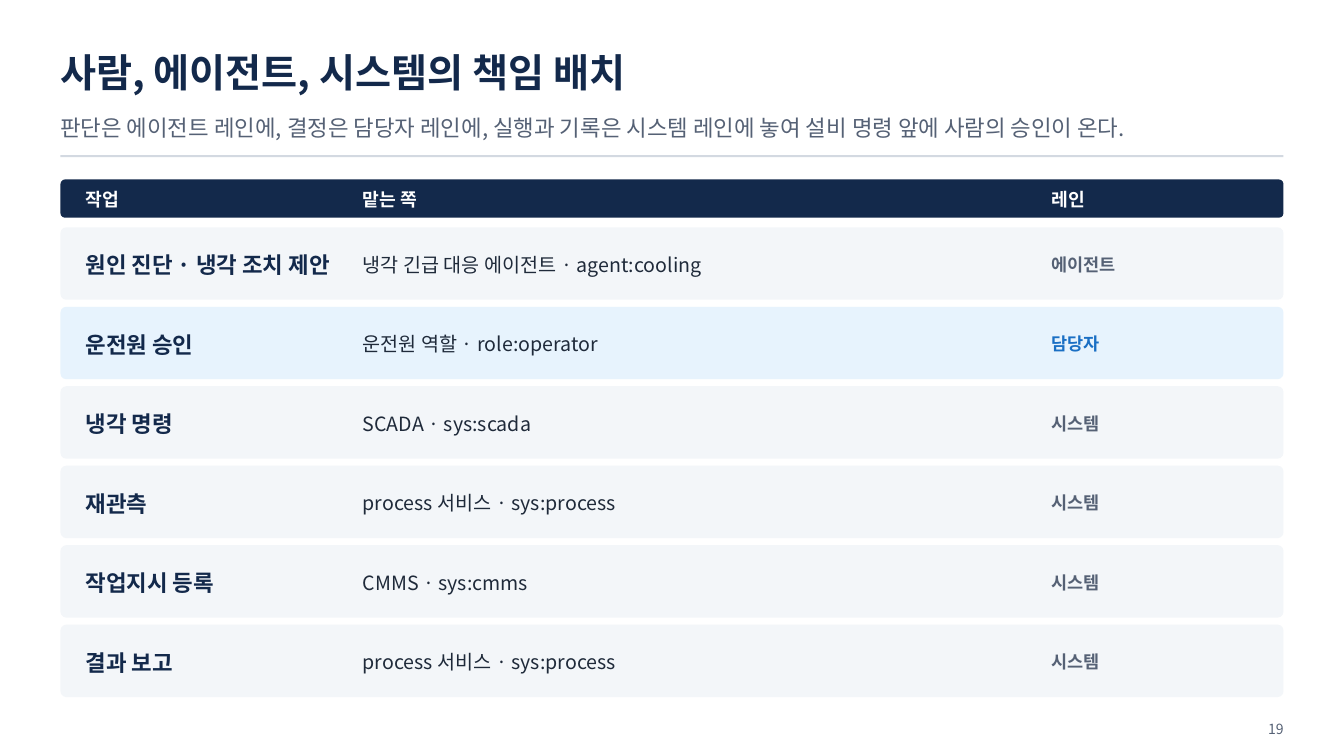
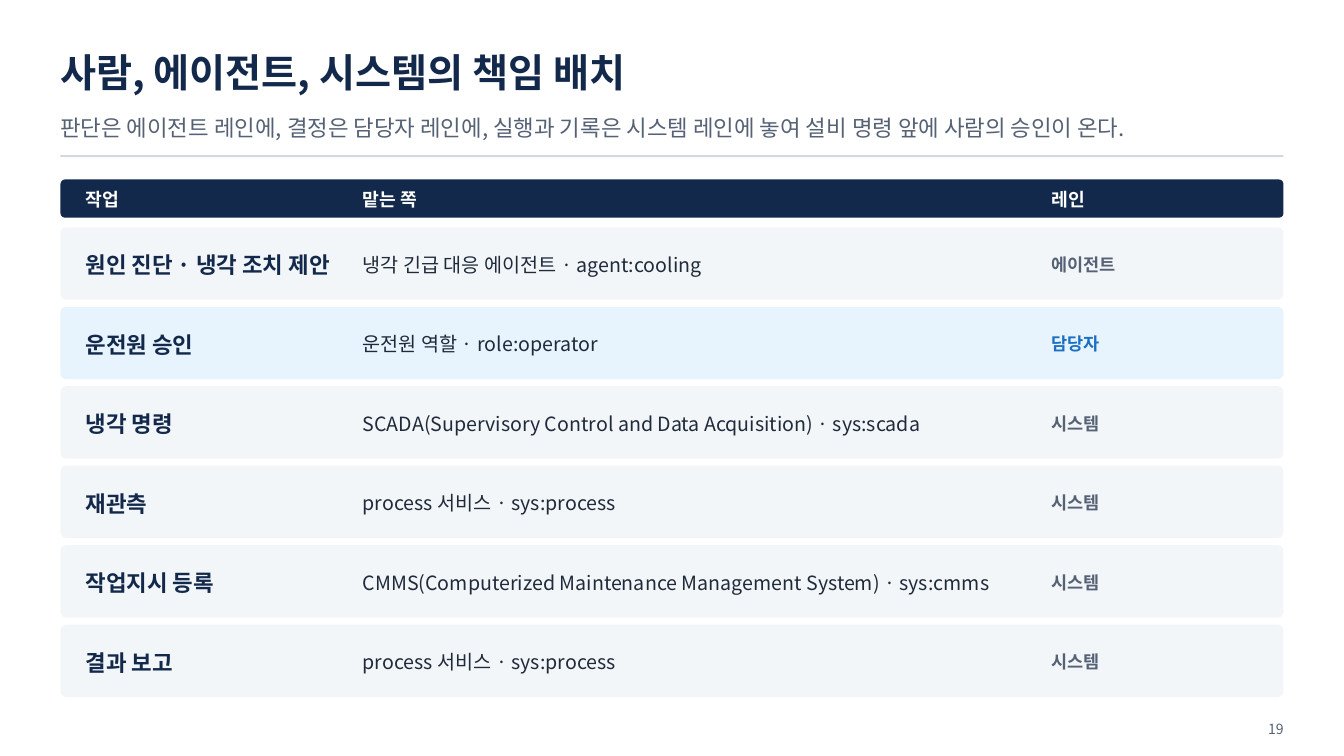
Before and after one commit to uengine-oss/hyd-iot-edu, a slide deck: slide 19 of docs/교재/실전반_오프라인/07회차/실전반_오프라인_07회차.pptx. Drawn at 1344x756 pixels with LibreOffice and Linux fonts; fonts in the diff are those of the drawing. Boxes give left, top, right and bottom in pixels: in the first picture for what was removed or moved away, otherwise in the second. Text is boxed around its words. In the diff, an @@ line names an element or a change of style, - is before the commit and + after.

```diff
--- a/docs/교재/실전반_오프라인/07회차/실전반_오프라인_07회차.pptx
+++ b/docs/교재/실전반_오프라인/07회차/실전반_오프라인_07회차.pptx
@@ text at (363,415,920,436): text changed @@
-SCADA · sys:scada
+SCADA(Supervisory Control and Data Acquisition) · sys:scada
@@ text at (363,574,990,595): text changed @@
-CMMS · sys:cmms
+CMMS(Computerized Maintenance Management System) · sys:cmms
```
Also in this commit, not shown: 31 other files.
